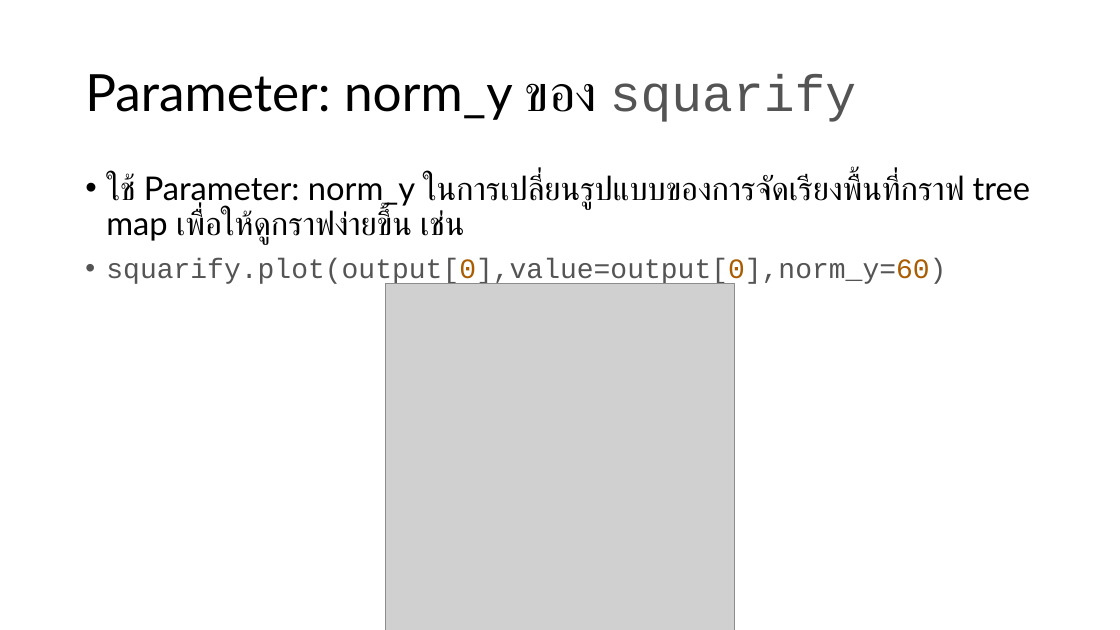
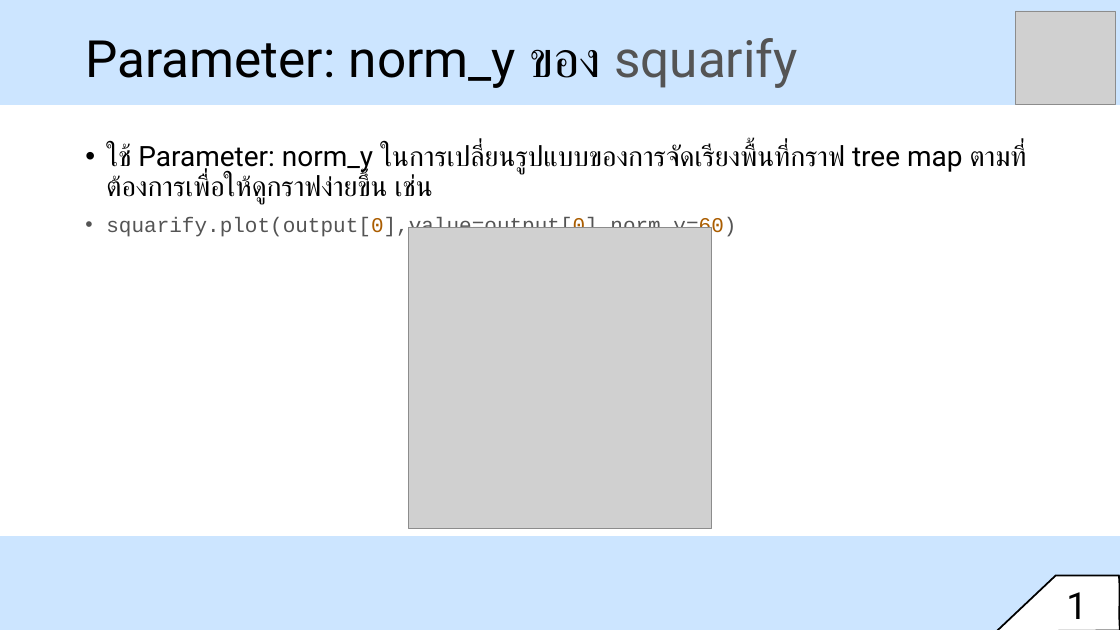
Before and after one commit to tohnperfect/Course-DS-Programming-and-Data-Viz, a slide deck: slide 16 of PPT/Class period 20.pptx. Drawn at 1120x630 pixels with LibreOffice and Linux fonts; fonts in the diff are those of the drawing; grey boxes stand for pictures. Boxes give left, top, right and bottom in pixels: in the first picture for what was removed or moved away, otherwise in the second. Text is boxed around its words. In the diff, an @@ line names an element or a change of style, - is before the commit and + after.

```diff
--- a/PPT/Class period 20.pptx
+++ b/PPT/Class period 20.pptx
@@ rectangle added at [0, 0, 1120, 104], fill #CCE5FF, outline #CCE5FF 1.5 pt @@
@@ title "Parameter: norm_y ของ squarify": place and size @@
-title "Parameter: norm_y ของ squarify" at [85, 74, 856, 122]
+title "Parameter: norm_y ของ squarify" at [85, 38, 798, 88]
@@ title "Parameter: norm_y ของ squarify" at [85, 38, 798, 88]: font Lato to Roboto in "Parameter: norm_y ของ"; font Courier New to Roboto in "squarify" @@
@@ picture added at [1016, 11, 1117, 104] @@
@@ text "ใช้ Parameter: norm_y ในการเปลี่ยนรูปแบบของการจัดเรียงพื้นที ...": place and size @@
-text "ใช้ Parameter: norm_y ในการเปลี่ยนรูปแบบของการจัดเรียงพื้นที ..." at [106, 174, 1030, 286]
+text "ใช้ Parameter: norm_y ในการเปลี่ยนรูปแบบของการจัดเรียงพื้นที ..." at [106, 144, 1026, 239]
@@ text at [106, 144, 1026, 204]: text changed; size 28 to 24 pt; font Lato to Roboto @@
-• ใช้ Parameter: norm_y ในการเปลี่ยนรูปแบบของการจัดเรียงพื้นที่กราฟ tree map เพื่อให้ดูกราฟง่ายขึ้น เช่น
+• ใช้ Parameter: norm_y ในการเปลี่ยนรูปแบบของการจัดเรียงพื้นที่กราฟ tree map ตามที่ต้องการเพื่อให้ดูกราฟง่ายขึ้น เช่น
@@ text at [106, 217, 736, 239]: size 24 to 18 pt in "squarify.plot(output[0],value=output[0],norm_y=60)" @@
@@ picture: place and size @@
-picture at [386, 284, 735, 630]
+picture at [408, 228, 712, 528]
@@ rectangle added at [0, 537, 1120, 630], fill #CCE5FF, outline #CCE5FF 1.5 pt @@
@@ freeform shape added at [996, 576, 1120, 630], fill #FFFFFF, outline #000000 1.5 pt @@
@@ text added at [1059, 578, 1110, 630], 32 pt, text #000000 @@
+15
```
Also in this commit, not shown: 15 other slides changed, 1 slide added, 40 other files.
